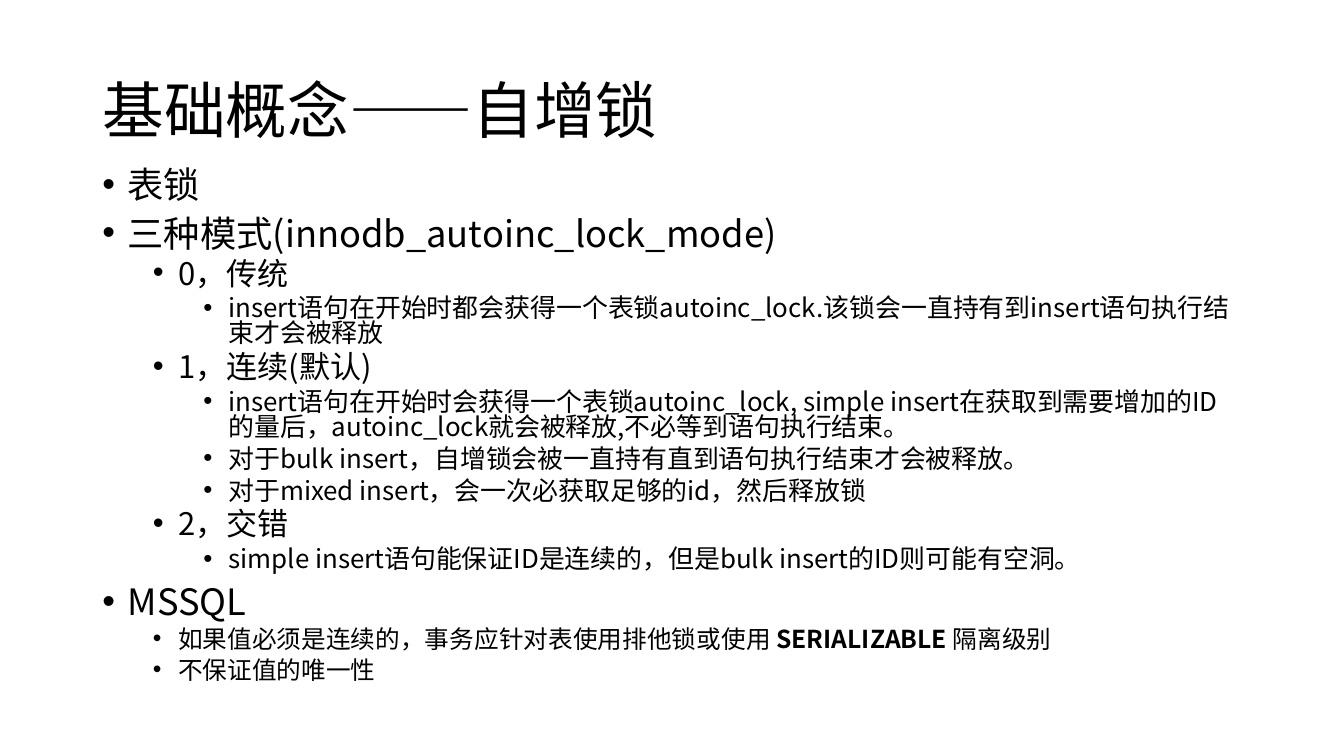
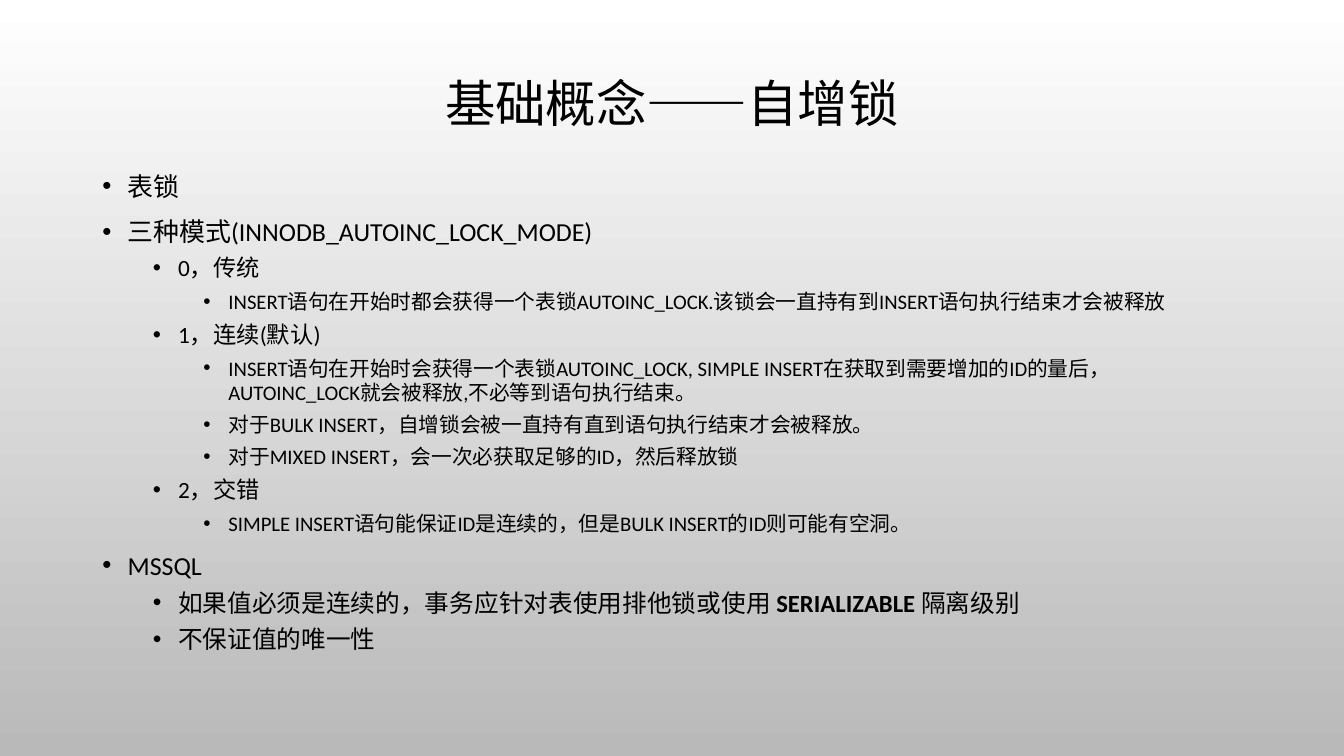
Before and after one commit to jaspone/notes, a slide deck: slide 14 of mysql分享.pptx (slide 13 before the commit). Drawn at 1344x756 pixels with LibreOffice and Linux fonts; fonts in the diff are those of the drawing; background and template pictures are left out. Boxes give left, top, right and bottom in pixels: in the first picture for what was removed or moved away, otherwise in the second. Text is boxed around its words. In the diff, an @@ line names an element or a change of style, - is before the commit and + after.

```diff
--- a/mysql分享.pptx
+++ b/mysql分享.pptx
@@ background #FFFFFF to picture (left out) @@
@@ title "基础概念——自增锁": place and size @@
-title "基础概念——自增锁" at bbox=[102, 80, 657, 138]
+title "基础概念——自增锁" at bbox=[445, 79, 899, 126]
@@ title "基础概念——自增锁" at bbox=[445, 79, 899, 126]: size 44 to 36 pt, font Noto Sans CJK SC to Calibri; alignment left to centre @@
@@ text at bbox=[128, 174, 1020, 650]: size 25.9 to 18.5 pt in "表锁", "MSSQL"; font Noto Sans CJK SC to Calibri in "表锁", "0，传统", "1，连续(默认)", "2，交错" and 3 more places; size 22.2 to 16.6 pt in "0，传统", "1，连续(默认)", "2，交错"; line spacing 0.8 to 1 @@
@@ text at bbox=[128, 219, 593, 245]: text changed; size 25.9 to 18.5 pt; font Noto Sans CJK SC to Calibri @@
-• 三种模式(innodb_autoinc_lock_mode)
+• 三种模式(INNODB_AUTOINC_LOCK_MODE)
@@ text at bbox=[228, 292, 1165, 312]: text changed; size 18.5 to 14.8 pt; font Noto Sans CJK SC to Calibri @@
-    • insert语句在开始时都会获得一个表锁autoinc_lock.该锁会一直持有到insert语句执行结束才会被释放
+    • INSERT语句在开始时都会获得一个表锁AUTOINC_LOCK.该锁会一直持有到INSERT语句执行结束才会被释放
@@ text at bbox=[228, 358, 1110, 466]: text changed; size 18.5 to 14.8 pt; font Noto Sans CJK SC to Calibri @@
-    • insert语句在开始时会获得一个表锁autoinc_lock, simple insert在获取到需要增加的ID的量后，autoinc_lock就会被释放,不必等到语句执行结束。
-    • 对于bulk insert，自增锁会被一直持有直到语句执行结束才会被释放。
-    • 对于mixed insert，会一次必获取足够的id，然后释放锁
+    • INSERT语句在开始时会获得一个表锁AUTOINC_LOCK, SIMPLE INSERT在获取到需要增加的ID的量后，AUTOINC_LOCK就会被释放,不必等到语句执行结束。
+    • 对于BULK INSERT，自增锁会被一直持有直到语句执行结束才会被释放。
+    • 对于MIXED INSERT，会一次必获取足够的ID，然后释放锁
@@ text at bbox=[228, 514, 912, 533]: text changed; size 18.5 to 14.8 pt; font Noto Sans CJK SC to Calibri @@
-    • simple insert语句能保证ID是连续的，但是bulk insert的ID则可能有空洞。
+    • SIMPLE INSERT语句能保证ID是连续的，但是BULK INSERT的ID则可能有空洞。
```
Also in this commit, not shown: 39 other slides changed, 1 slide added.
